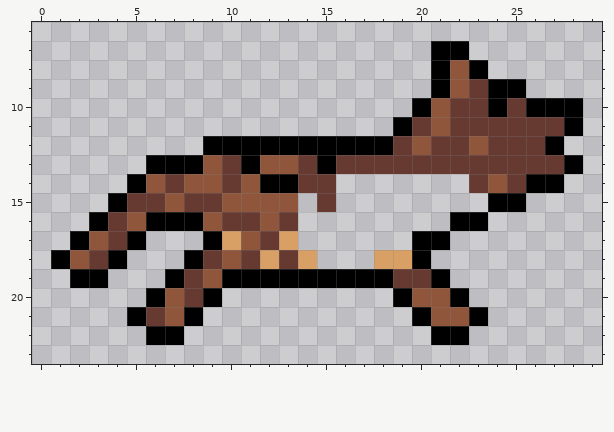
Two versions of one pixel-art file, Assets/placeholder-dog.aseprite. The first picture shows the starting point.
32x32 pixels, 1 frame. Shown: x 0..29, y 6..23.
After the commit:
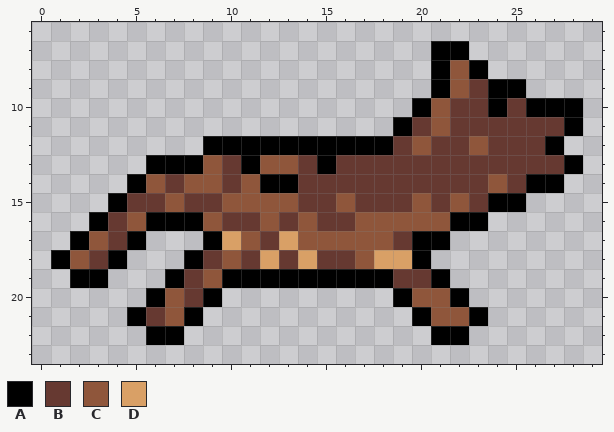
Palette (. is transparent): A #000000  B #663931  C #8f563b  D #d9a066
Change:
Colour B is added in row 14 at x 16 to 22; in row 15 at x 14, 17 to 19, 21 and 23; in row 16 at x 15 to 16; in row 17 at x 19; in row 18 at x 15 to 16.
Colour C is added in row 15 at x 16, 20 and 22; in row 16 at x 14 and 17 to 21; in row 17 at x 14 to 18; in row 18 at x 17.
Pixel boxes of the changes (left, top, right, bottom) in both pictures:
added: (298, 174, 488, 269)
